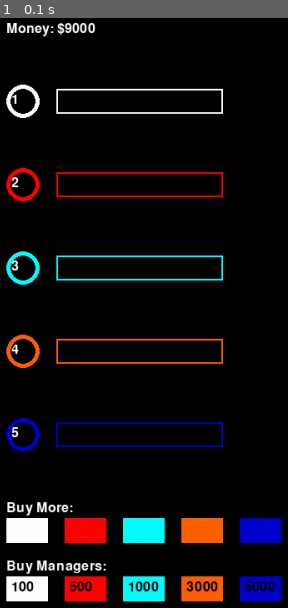
Above: before the commit, frame 1.
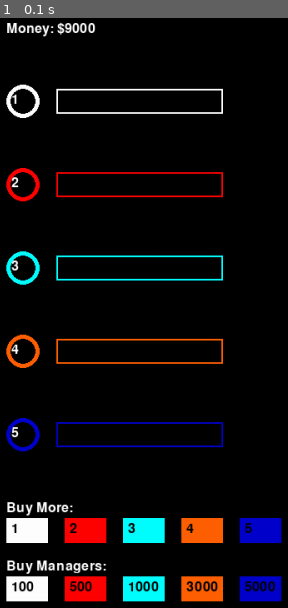
Above: after the commit, the same moment.

Repository: Nikhil-Singla/the-dev-dossier
Game: pygame game, started from game_dev/clickerTutorial_pygame.py
Same seed, same stepped clock (60 frames per second), same inputs: the game is played once before the commit and once after it.
Inputs:
- Up to frame 1 (0.1 s): no input

The runs differ from the first frame. In frame 1, 0.1% of the frame differs, in the area x 4-88%, y 85-88%.

Commit message:
Cost Display Correction and finishing up the game

Diff:
--- a/game_dev/clickerTutorial_pygame.py
+++ b/game_dev/clickerTutorial_pygame.py
@@ -88,11 +88,11 @@
 
 def newButton(color, x_coord, cost, manCost, owned):
     color_button = pygame.draw.rect(screen, color, [x_coord, 600, 50, 30])
-    color_cost = font.render(str(round(cost, 2)), True, black)
-    screen.blit(color_cost, (x_coord+6, 350))
+    color_cost = font.render(str(round(cost,1)), True, black)
+    screen.blit(color_cost, (x_coord+6, 605))
     if not owned:
         managerButton = pygame.draw.rect(screen, color, [x_coord, 670, 50, 30])
-        managerText = font.render(str(round(manCost, 2)), True, black)
+        managerText = font.render(str(round(manCost,1)), True, black)
         screen.blit(managerText, (x_coord+6, 675))
     else:
         managerButton = pygame.draw.rect(screen, black, [x_coord, 670, 50, 30])
